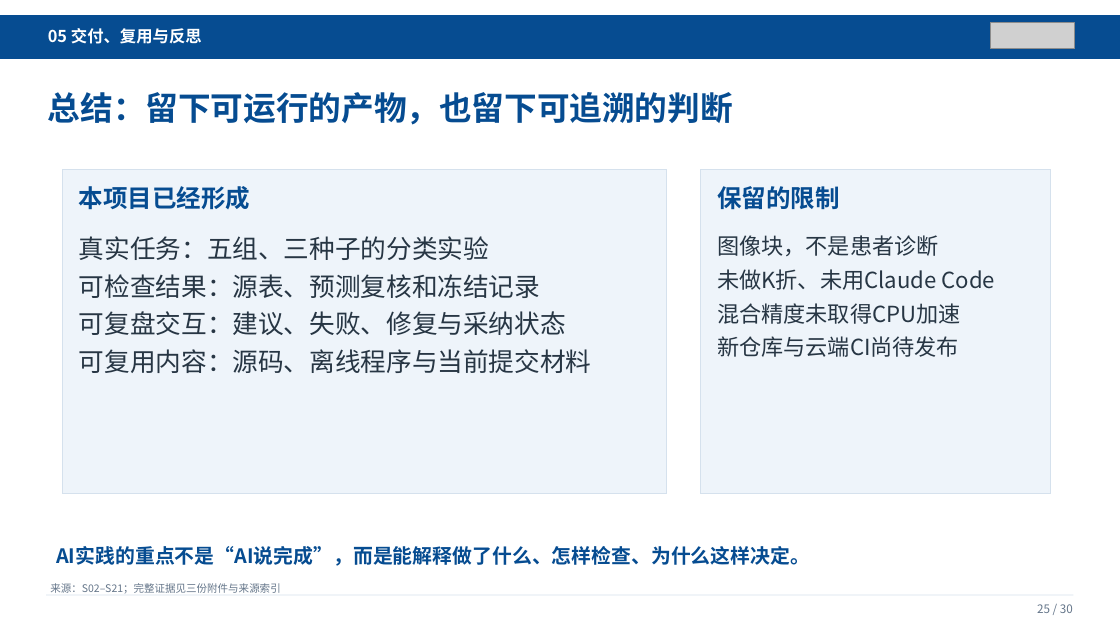
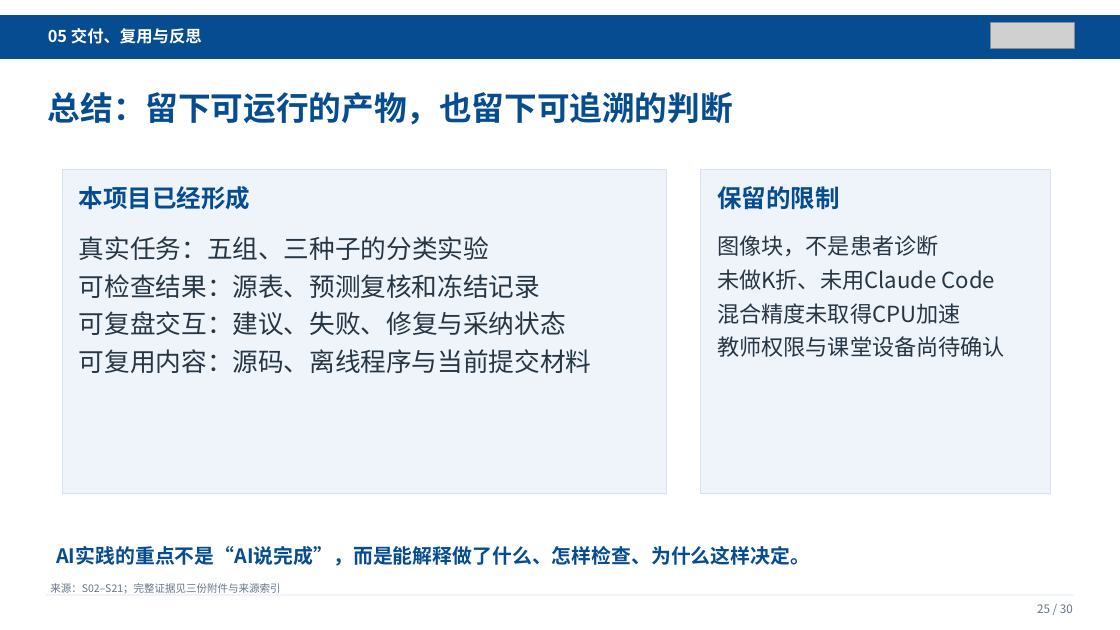
Before and after one commit to Wenhow1/pathmnist-ai-practice-submission, a slide deck: slide 25 of presentation/PathMNIST_AI工程实践汇报_教师提交版.pptx. Drawn at 1120x630 pixels with LibreOffice and Linux fonts; fonts in the diff are those of the drawing; grey boxes stand for pictures. Boxes give left, top, right and bottom in pixels: in the first picture for what was removed or moved away, otherwise in the second. Text is boxed around its words. In the diff, an @@ line names an element or a change of style, - is before the commit and + after.

```diff
--- a/presentation/PathMNIST_AI工程实践汇报_教师提交版.pptx
+++ b/presentation/PathMNIST_AI工程实践汇报_教师提交版.pptx
@@ text at (717, 336, 1005, 357): text changed @@
-新仓库与云端CI尚待发布
+教师权限与课堂设备尚待确认
```
Also in this commit, not shown: 3 other slides changed, 47 other files.
